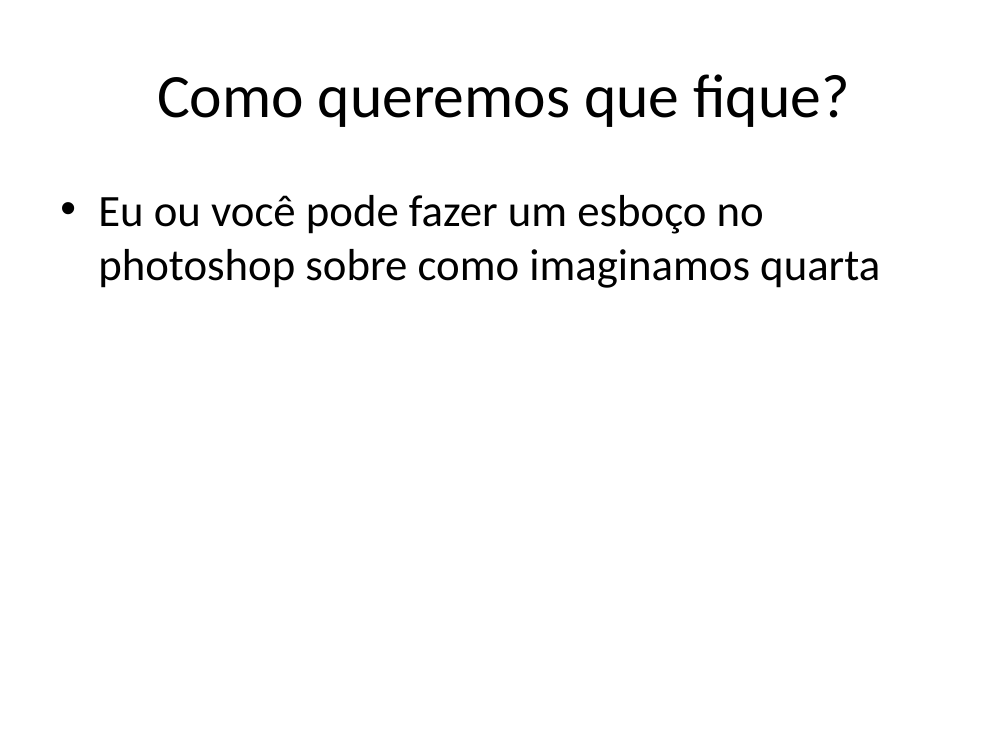
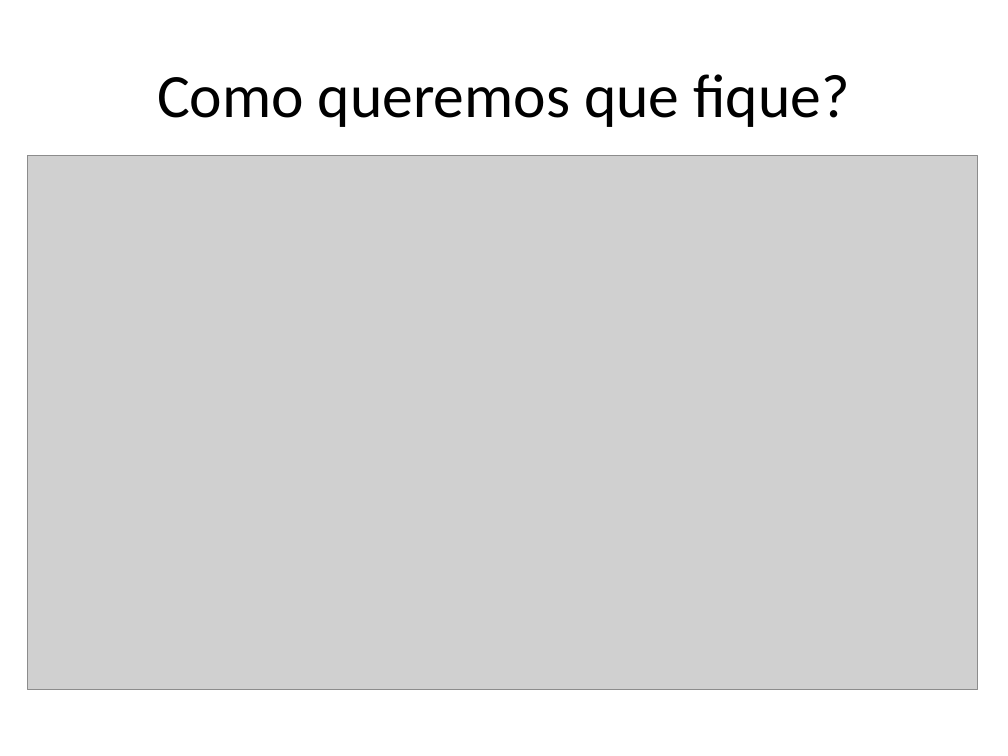
Before and after one commit to pavalucas/projeto-GIZ, a slide deck: slide 11 of Projeto_SACI_apresentação1.pptx (slide 6 before the commit). Drawn at 1008x756 pixels with LibreOffice and Linux fonts; fonts in the diff are those of the drawing; grey boxes stand for pictures. Boxes give left, top, right and bottom in pixels: in the first picture for what was removed or moved away, otherwise in the second. Text is boxed around its words. In the diff, an @@ line names an element or a change of style, - is before the commit and + after.

```diff
--- a/Projeto_SACI_apresentação1.pptx
+++ b/Projeto_SACI_apresentação1.pptx
@@ picture added at <box>28,156,978,690</box> @@
@@ text removed at <box>98,195,880,288</box> @@
-• Eu ou você pode fazer um esboço no photoshop sobre como imaginamos quarta
```
Also in this commit, not shown: 2 other slides changed, 5 slides added, 10 other files.
